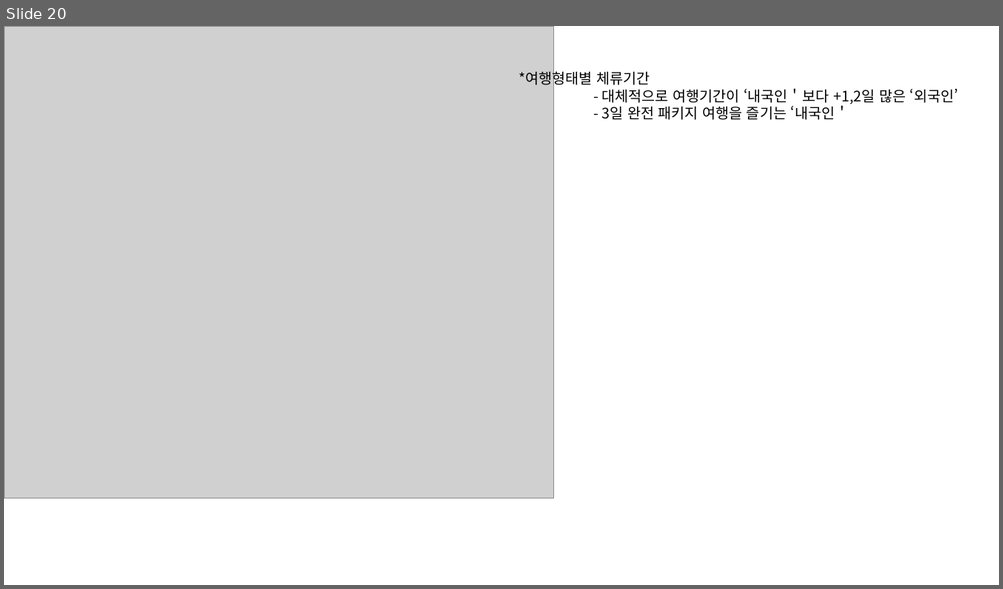
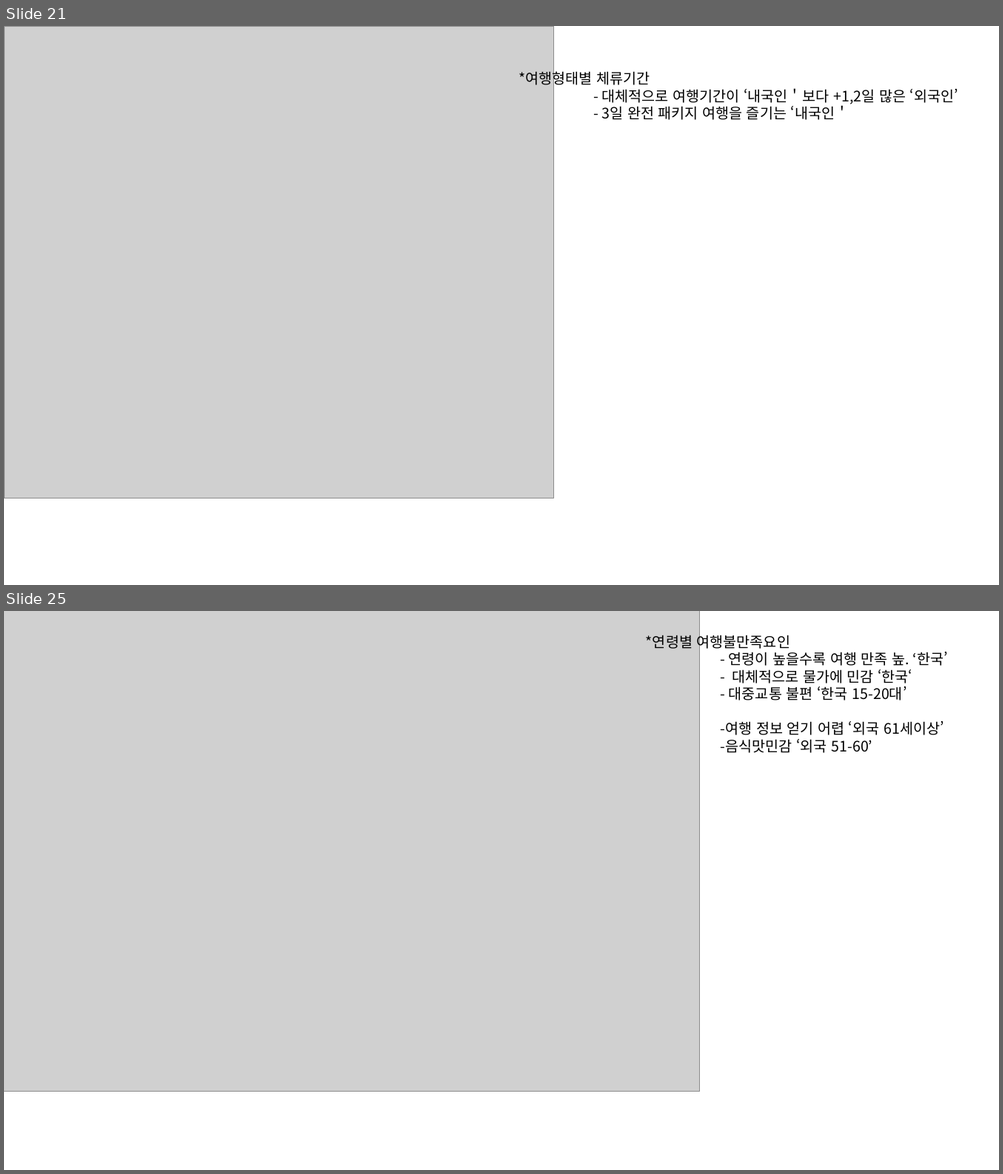
Before and after one commit to jinxin4u/work123, a slide deck: R_project/team/r 그래프.pptx. Shown one above the other, each under a label of ours: slide 20 before the commit, slides 21 and 25 after it; the slides between them are not shown. The pictures are 1003x589 and 1003x1174 pixels, drawn with LibreOffice and Linux fonts; fonts in the diff are those of the drawing; grey boxes stand for pictures. Boxes give left, top, right and bottom in pixels: in the first picture for what was removed or moved away, otherwise in the second. Text is boxed around its words. In the diff, an @@ line names an element or a change of style, - is before the commit and + after.

```diff
--- a/R_project/team/r 그래프.pptx
+++ b/R_project/team/r 그래프.pptx
@@ slide 25 added at box(4, 611, 999, 1170), background #FFFFFF @@
@@ picture added at box(4, 611, 700, 1092) @@
@@ text added at box(646, 632, 948, 753), 14 pt, text #000000 @@
+*연령별 여행불만족요인
+- 연령이 높을수록 여행 만족 높. ‘한국’
+- 대체적으로 물가에 민감 ‘한국‘
+- 대중교통 불편 ‘한국 15-20대’
+-여행 정보 얻기 어렵 ‘외국 61세이상’
+-음식맛민감 ‘외국 51-60’
@@ what was slide 20 is now slide 21 @@
```
Also in this commit, not shown: 2 slides changed, 7 other slides added, 48 other files.
